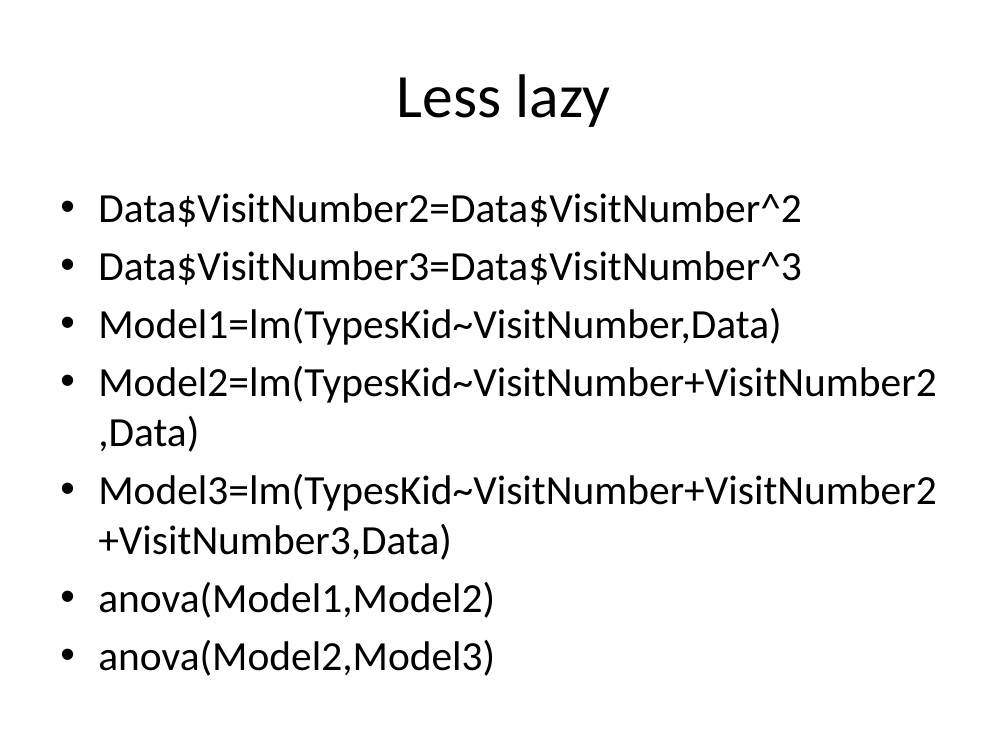
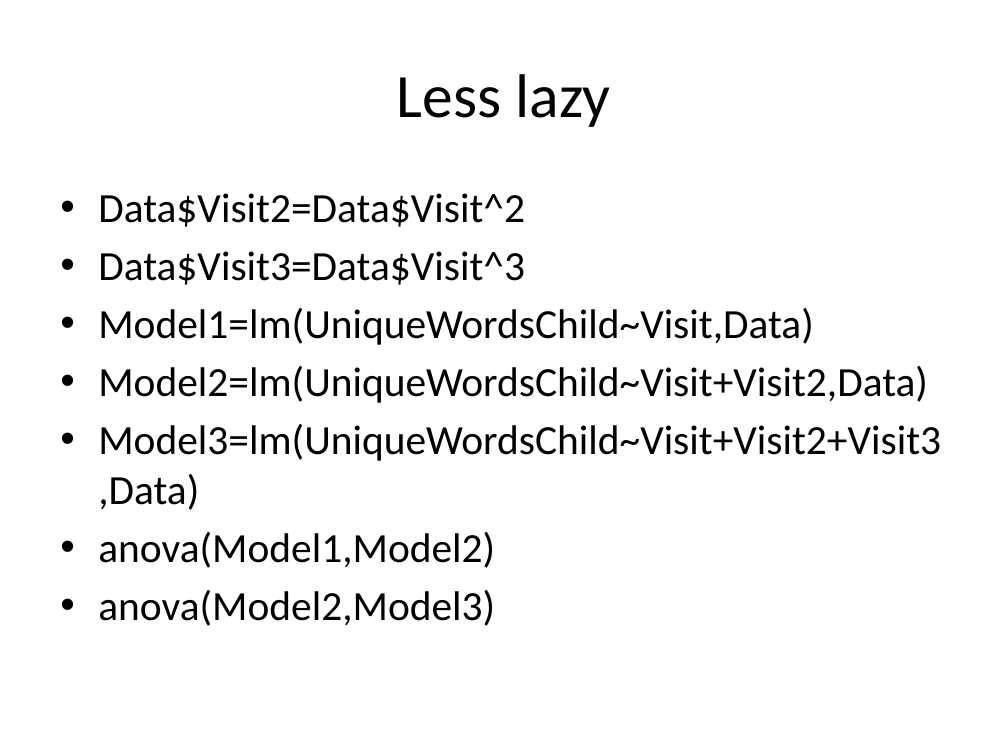
Before and after one commit to ethanweed/Stats4Humanities2016, a slide deck: slide 22 of Day5/Lecture 5.pptx. Drawn at 1008x756 pixels with LibreOffice and Linux fonts; fonts in the diff are those of the drawing. Boxes give left, top, right and bottom in pixels: in the first picture for what was removed or moved away, otherwise in the second. Text is boxed around its words. In the diff, an @@ line names an element or a change of style, - is before the commit and + after.

```diff
--- a/Day5/Lecture 5.pptx
+++ b/Day5/Lecture 5.pptx
@@ text at [98,193,941,510]: text changed @@
-• Data$VisitNumber2=Data$VisitNumber^2
-• Data$VisitNumber3=Data$VisitNumber^3
-• Model1=lm(TypesKid~VisitNumber,Data)
-• Model2=lm(TypesKid~VisitNumber+VisitNumber2,Data)
-• Model3=lm(TypesKid~VisitNumber+VisitNumber2+VisitNumber3,Data)
+• Data$Visit2=Data$Visit^2
+• Data$Visit3=Data$Visit^3
+• Model1=lm(UniqueWordsChild~Visit,Data)
+• Model2=lm(UniqueWordsChild~Visit+Visit2,Data)
+• Model3=lm(UniqueWordsChild~Visit+Visit2+Visit3,Data)
```
Also in this commit, not shown: 17 other slides changed, 1 other file.
